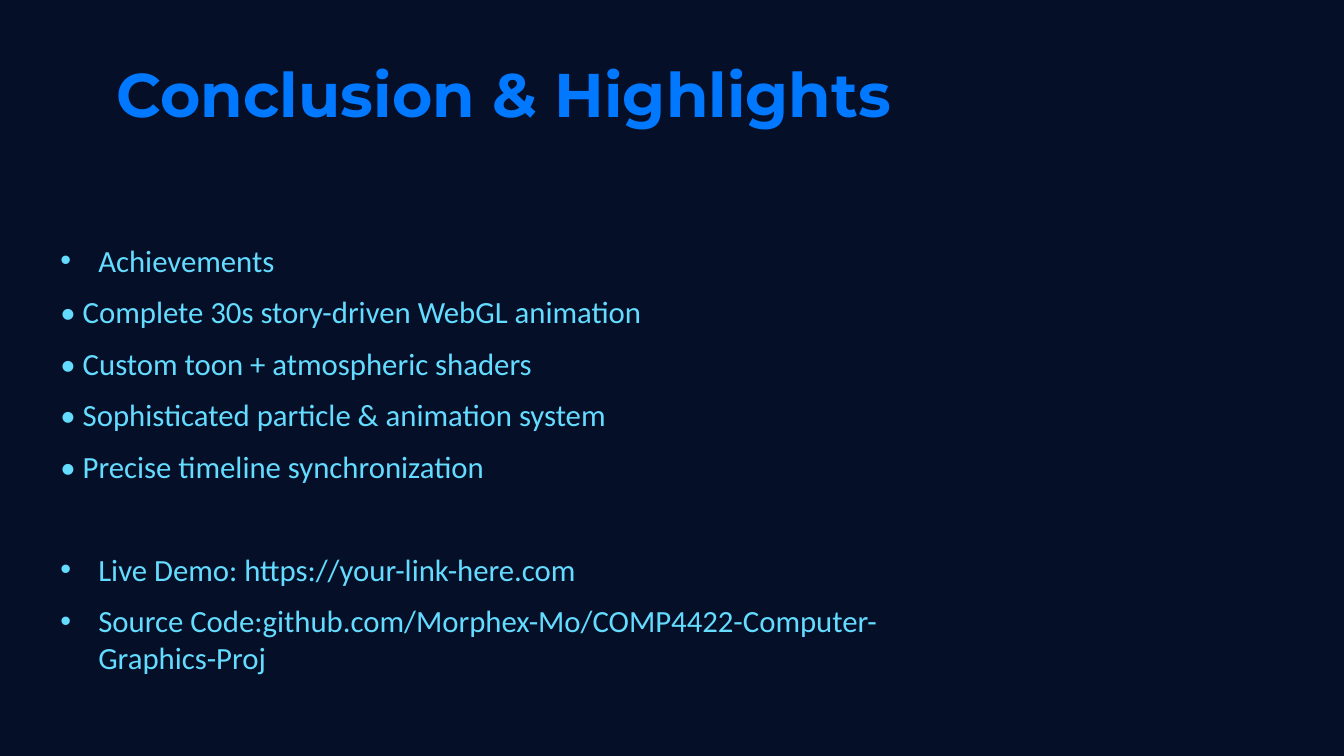
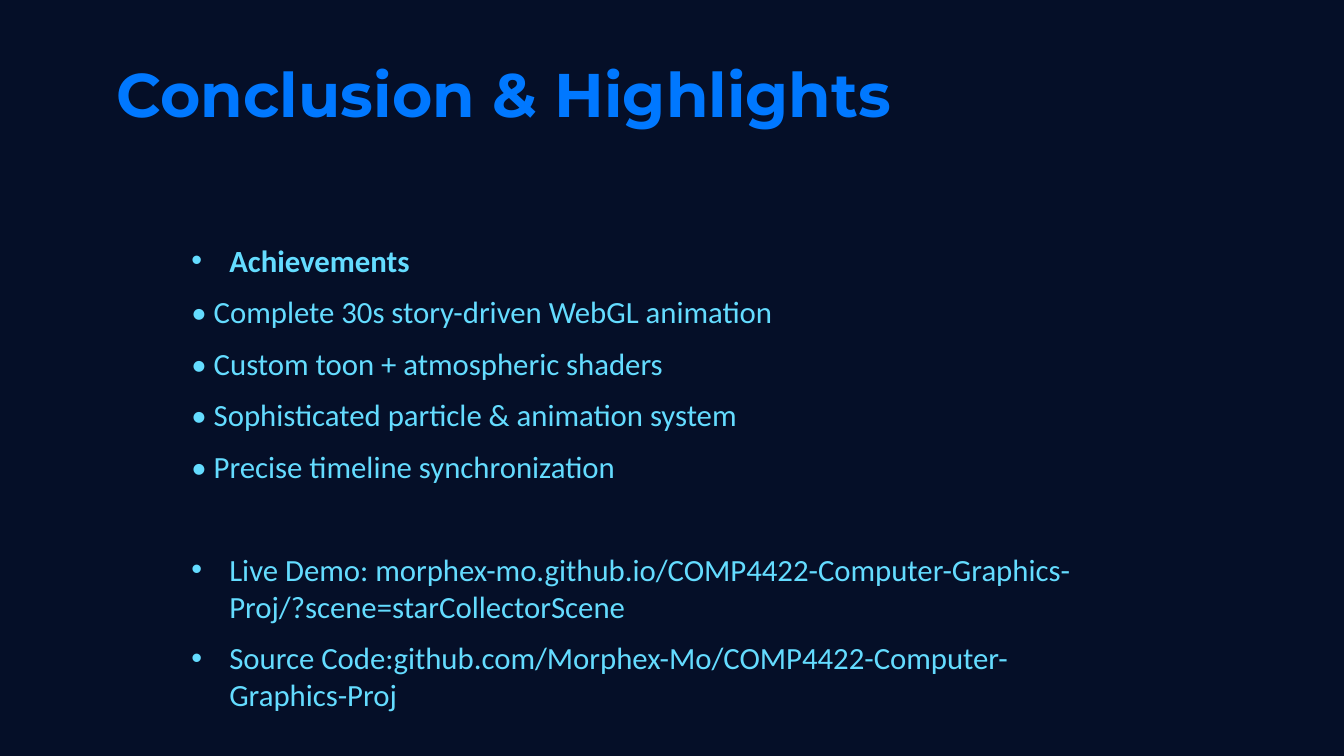
Before and after one commit to Morphex-Mo/COMP4422-Computer-Graphics-Proj, a slide deck: slide 14 of Star_Collector_Presentation_Perfect_16pages.pptx. Drawn at 1344x756 pixels with LibreOffice and Linux fonts; fonts in the diff are those of the drawing. Boxes give left, top, right and bottom in pixels: in the first picture for what was removed or moved away, otherwise in the second. Text is boxed around its words. In the diff, an @@ line names an element or a change of style, - is before the commit and + after.

Commit message:
Remove PrePPT.py and update presentation file
Deleted the PrePPT.py script used to generate the presentation and updated the Star_Collector_Presentation_Perfect_16pages.pptx file. This streamlines the repository by removing the generation script and providing the latest version of the presentation.

```diff
--- a/Star_Collector_Presentation_Perfect_16pages.pptx
+++ b/Star_Collector_Presentation_Perfect_16pages.pptx
@@ text "Achievements": place and size @@
-text "Achievements" at [83,250,877,675]
+text "Achievements" at [214,250,1070,675]
@@ text at [229,250,409,273]: bold on in "Achievements" @@
@@ text at [229,559,1070,624]: text changed @@
-• Live Demo: https://your-link-here.com
+• Live Demo: morphex-mo.github.io/COMP4422-Computer-Graphics-Proj/?scene=starCollectorScene
```
Also in this commit, not shown: 13 other slides changed, 1 other file.
